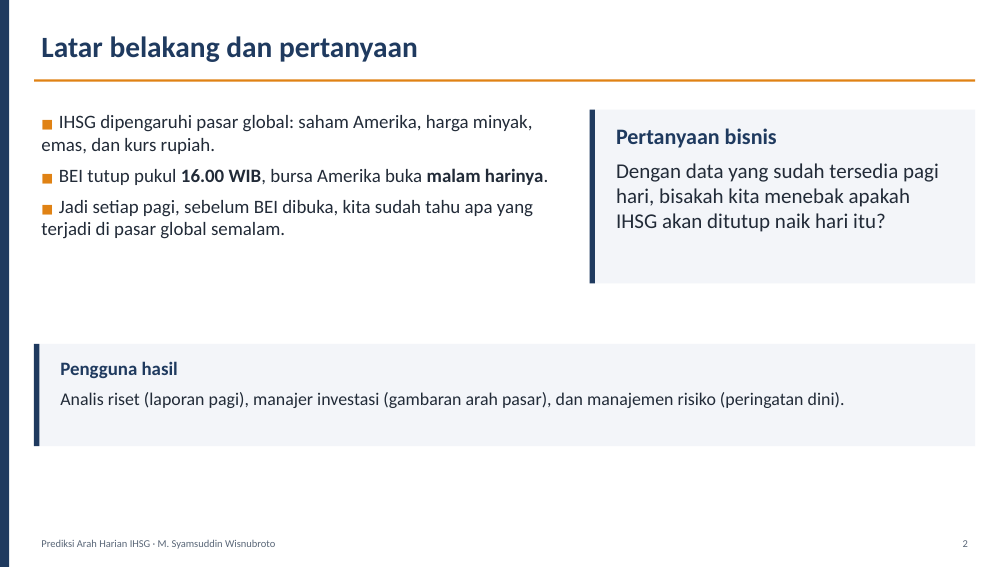
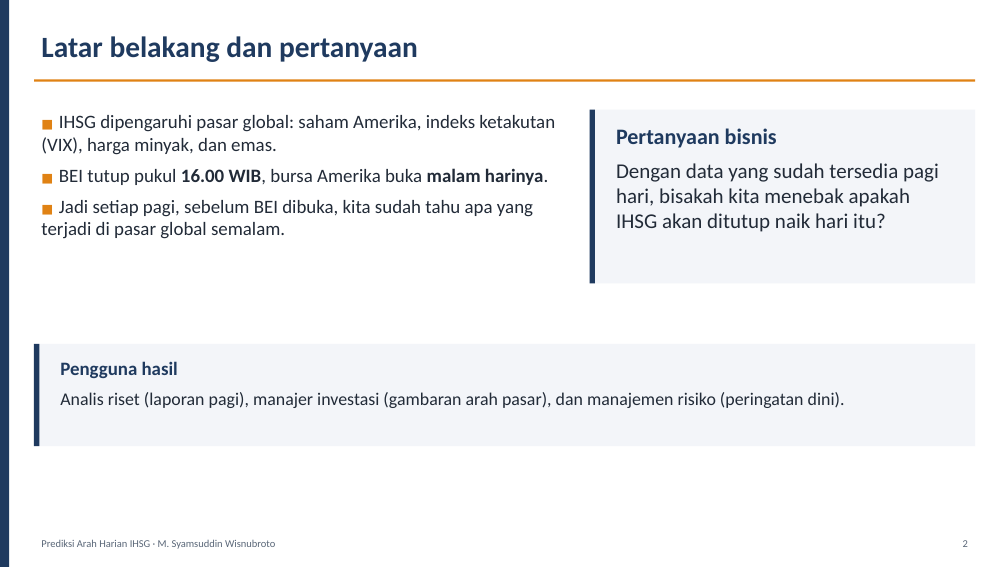
Before and after one commit to syamsuddinexcellent/portfolio-ilmuwan-data, a slide deck: slide 2 of presentation/Presentasi_Ilmuwan_Data_Syamsuddin_Wisnubroto.pptx. Drawn at 1008x567 pixels with LibreOffice and Linux fonts; fonts in the diff are those of the drawing. Boxes give left, top, right and bottom in pixels: in the first picture for what was removed or moved away, otherwise in the second. Text is boxed around its words. In the diff, an @@ line names an element or a change of style, - is before the commit and + after.

```diff
--- a/presentation/Presentasi_Ilmuwan_Data_Syamsuddin_Wisnubroto.pptx
+++ b/presentation/Presentasi_Ilmuwan_Data_Syamsuddin_Wisnubroto.pptx
@@ text at bbox=[41, 115, 555, 155]: text changed @@
-■ IHSG dipengaruhi pasar global: saham Amerika, harga minyak, emas, dan kurs rupiah.
+■ IHSG dipengaruhi pasar global: saham Amerika, indeks ketakutan (VIX), harga minyak, dan emas.
```
Also in this commit, not shown: 8 other slides changed, 36 other files.
